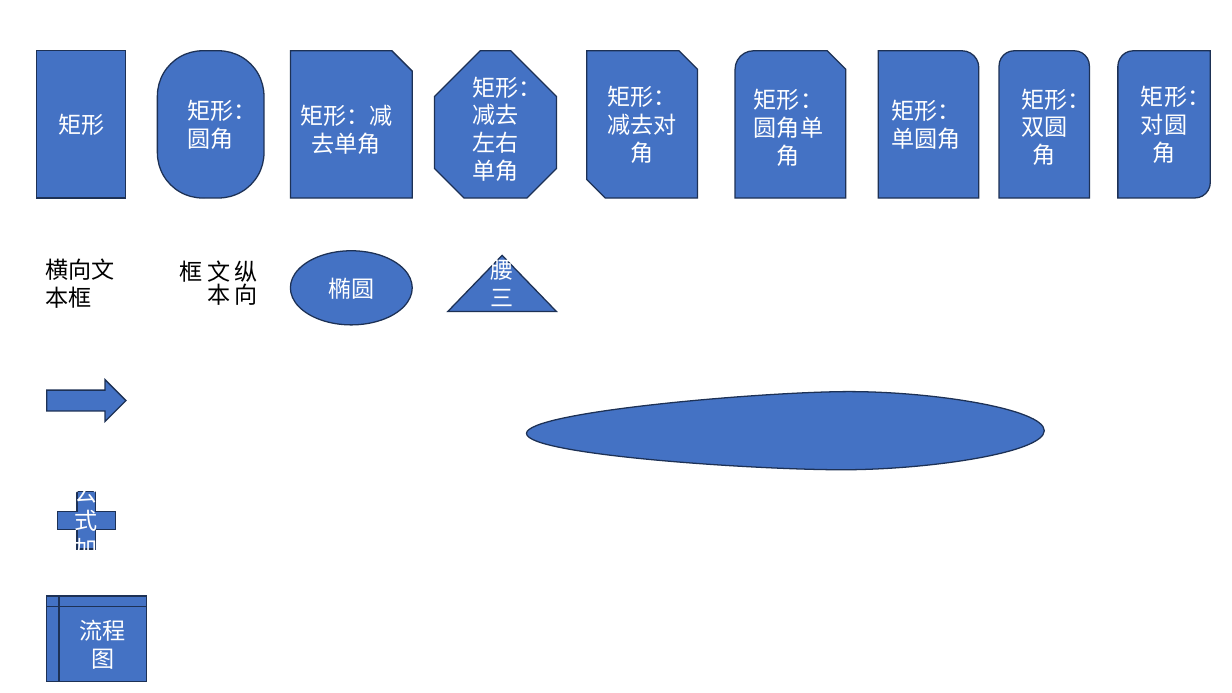
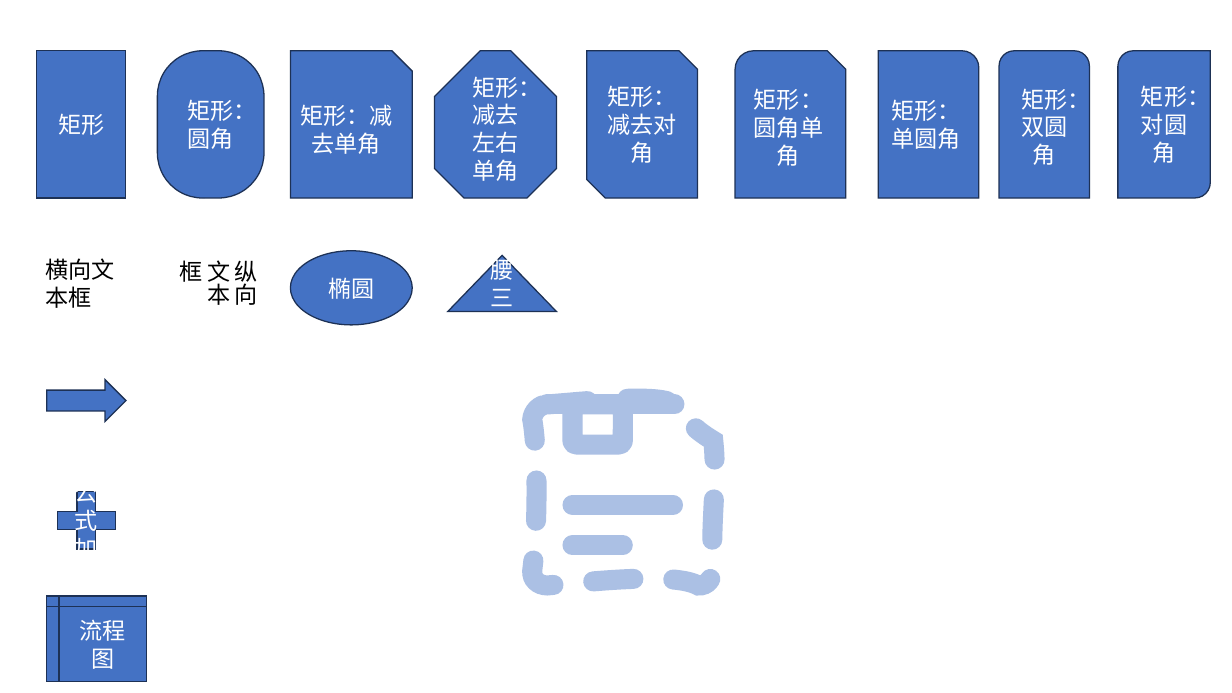
Before and after one commit to Howlcn1997/ooxml-parser, a slide deck: slide 8 of assets/ppt/simple.pptx. Drawn at 1232x693 pixels with LibreOffice and Linux fonts; fonts in the diff are those of the drawing. Boxes give left, top, right and bottom in pixels: in the first picture for what was removed or moved away, otherwise in the second. Text is boxed around its words. In the diff, an @@ line names an element or a change of style, - is before the commit and + after.

```diff
--- a/assets/ppt/simple.pptx
+++ b/assets/ppt/simple.pptx
@@ freeform shape removed at bbox=[527, 392, 1044, 470] @@
@@ freeform shape added at bbox=[532, 405, 714, 586], outline #ABC0E4 15.63 pt dashed @@
@@ freeform shape added at bbox=[547, 405, 675, 545], outline #ABC0E4 15.63 pt @@
@@ freeform shape added at bbox=[573, 405, 623, 445], outline #ABC0E4 15.63 pt @@
```
Also in this commit, not shown: 1 slide added, 9 other files.
